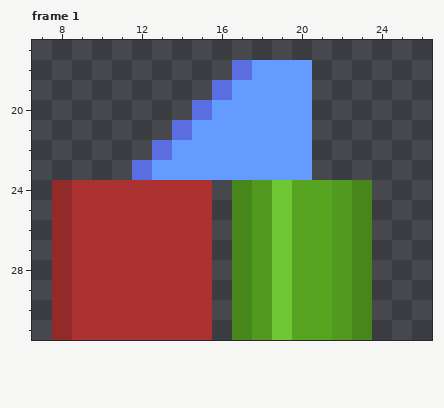
Two versions of one pixel-art file, Assets/Aseprites/BlockToys.ase. Above, as it was before the edit.
32x32 pixels, 1 frame. Shown: frame 1: x 7..26, y 17..31. The commit also changed other frames, which this record leaves out.
The result:
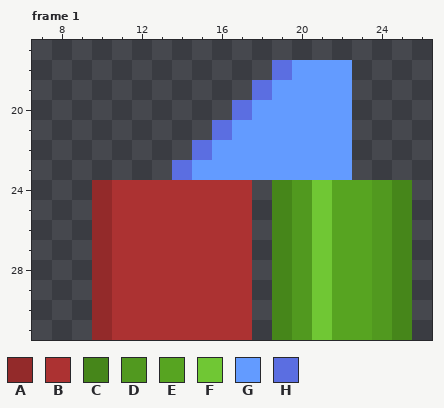
Palette (. is transparent): A #932a2a  B #ac3232  C #46861a  D #51991f  E #57a421  F #70c734  G #639bff  H #5b6ee1
Commit message: Added block build animation
Difference:
Changed rows in their new state; - is an unchanged pixel.
Frame 1:
first column x 8:
18 ---------..H-GG---
19 --------..H--GG---
20 -------..H---GG---
21 ------..H----GG---
22 -----..H-----GG---
23 ----..H------GG---
24 ..A-----BB.CDFEEDC
25 ..A-----BB.CDFEEDC
26 ..A-----BB.CDFEEDC
27 ..A-----BB.CDFEEDC
28 ..A-----BB.CDFEEDC
29 ..A-----BB.CDFEEDC
30 ..A-----BB.CDFEEDC
31 ..A-----BB.CDFEEDC
Pixel boxes of the changes (left, top, right, bottom) in both pictures:
changed: (52, 60, 412, 340)
